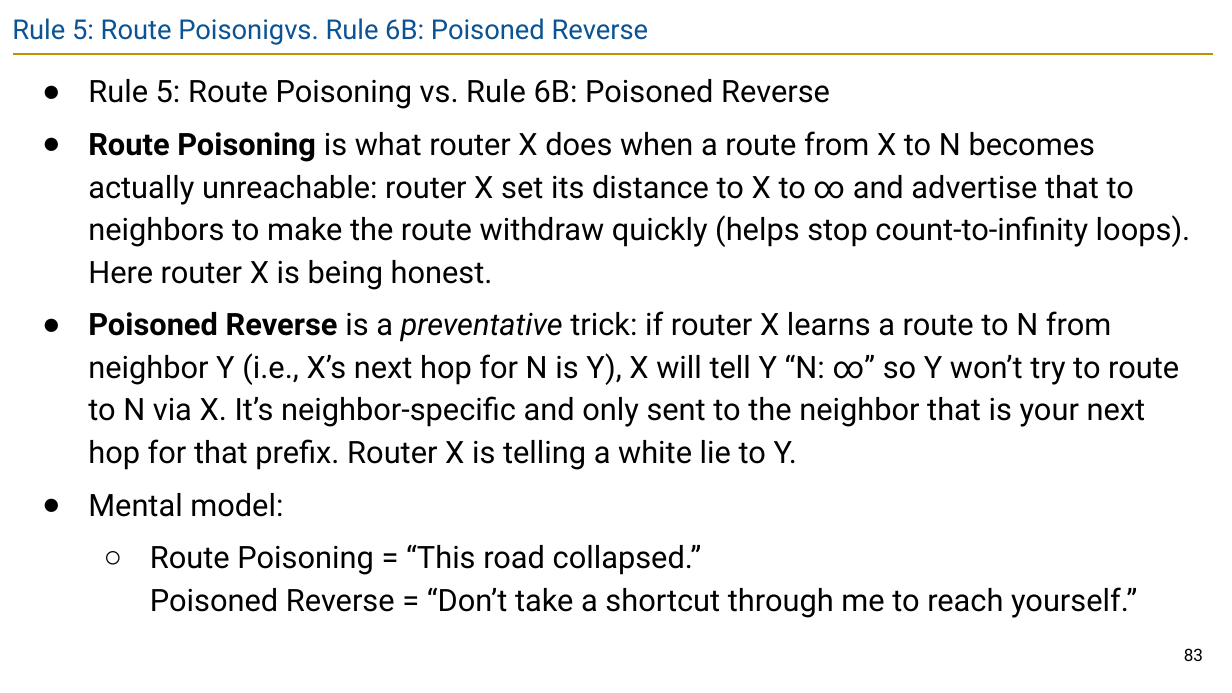
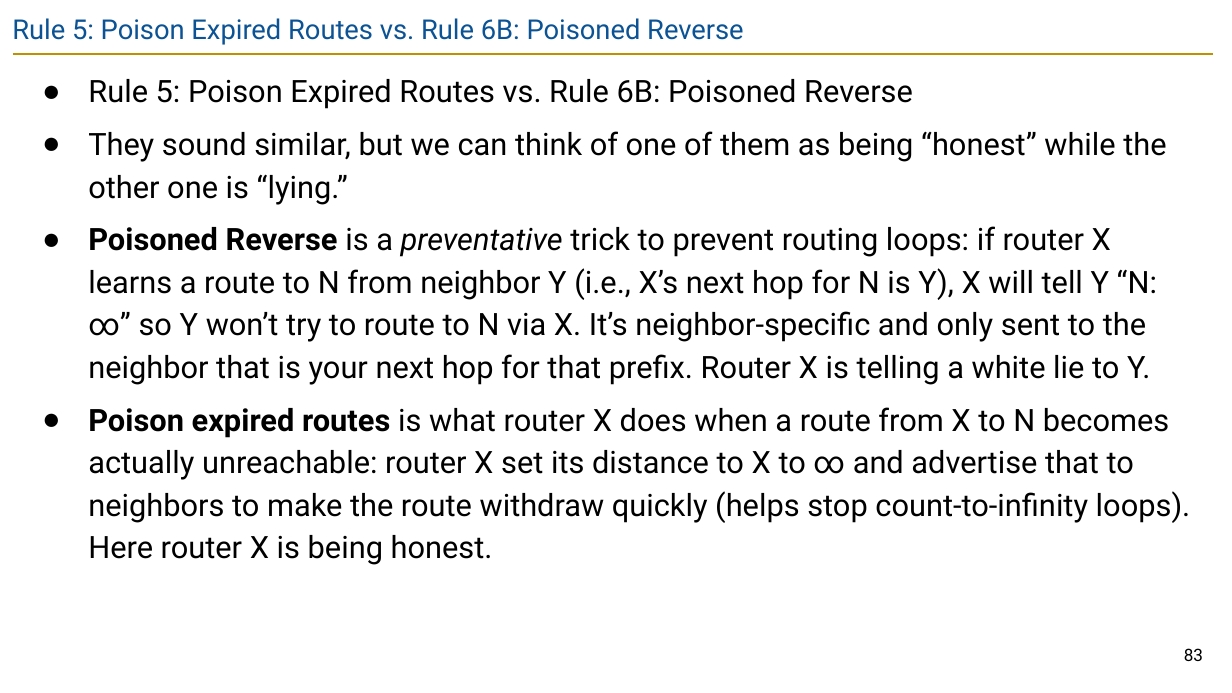
Before and after one commit to guhofstra/CSC175Sp26, a slide deck: slide 83 of PPTs/Lecture 5.2 - Distance-Vector.pptx. Drawn at 1232x693 pixels with LibreOffice and Linux fonts; fonts in the diff are those of the drawing. Boxes give left, top, right and bottom in pixels: in the first picture for what was removed or moved away, otherwise in the second. Text is boxed around its words. In the diff, an @@ line names an element or a change of style, - is before the commit and + after.

```diff
--- a/PPTs/Lecture 5.2 - Distance-Vector.pptx
+++ b/PPTs/Lecture 5.2 - Distance-Vector.pptx
@@ title at [12,18,743,45]: text changed @@
-Rule 5: Route Poisonigvs. Rule 6B: Poisoned Reverse
+Rule 5: Poison Expired Routes vs. Rule 6B: Poisoned Reverse
@@ text at [88,79,1191,565]: text changed @@
-● Rule 5: Route Poisoning vs. Rule 6B: Poisoned Reverse
-● Route Poisoning is what router X does when a route from X to N becomes actually unreachable: router X set its distance to X to ∞ and advertise that to neighbors to make the route withdraw quickly (helps stop count-to-infinity loops). Here router X is being honest.
-● Poisoned Reverse is a preventative trick: if router X learns a route to N from neighbor Y (i.e., X’s next hop for N is Y), X will tell Y “N: ∞” so Y won’t try to route to N via X. It’s neighbor-specific and only sent to the neighbor that is your next hop for that prefix. Router X is telling a white lie to Y.
-● Mental model:
-  ○ Route Poisoning = “This road collapsed.”
-    Poisoned Reverse = “Don’t take a shortcut through me to reach yourself.”
+● Rule 5: Poison Expired Routes vs. Rule 6B: Poisoned Reverse
+● They sound similar, but we can think of one of them as being “honest” while the other one is “lying.”
+● Poisoned Reverse is a preventative trick to prevent routing loops: if router X learns a route to N from neighbor Y (i.e., X’s next hop for N is Y), X will tell Y “N: ∞” so Y won’t try to route to N via X. It’s neighbor-specific and only sent to the neighbor that is your next hop for that prefix. Router X is telling a white lie to Y.
+● Poison expired routes is what router X does when a route from X to N becomes actually unreachable: router X set its distance to X to ∞ and advertise that to neighbors to make the route withdraw quickly (helps stop count-to-infinity loops). Here router X is being honest.
```
Also in this commit, not shown: 22 other slides changed, 2 other files.
